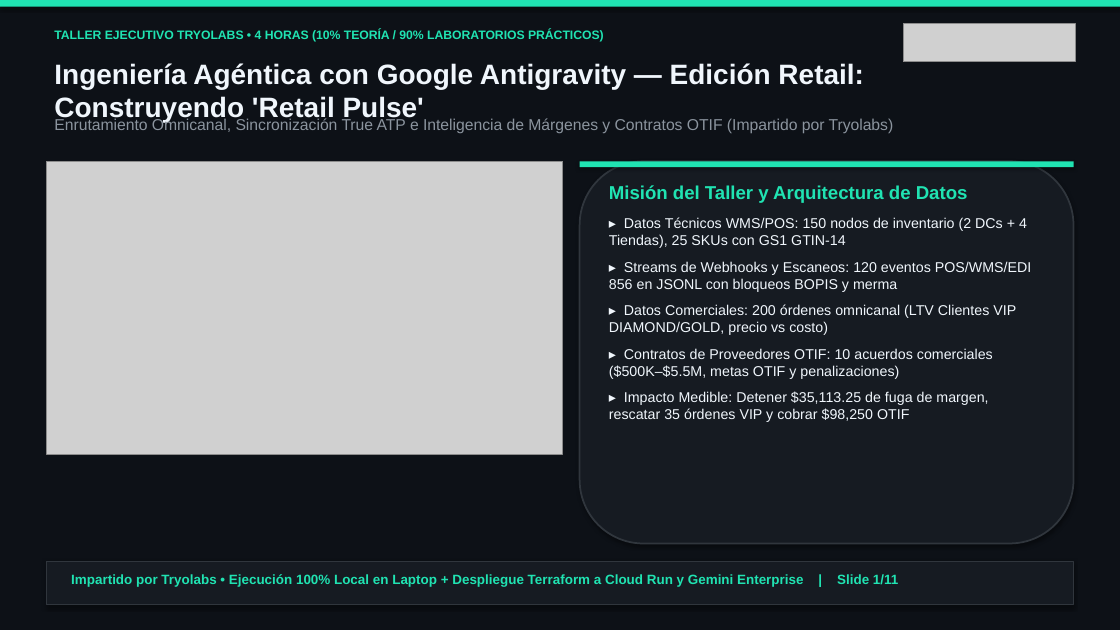
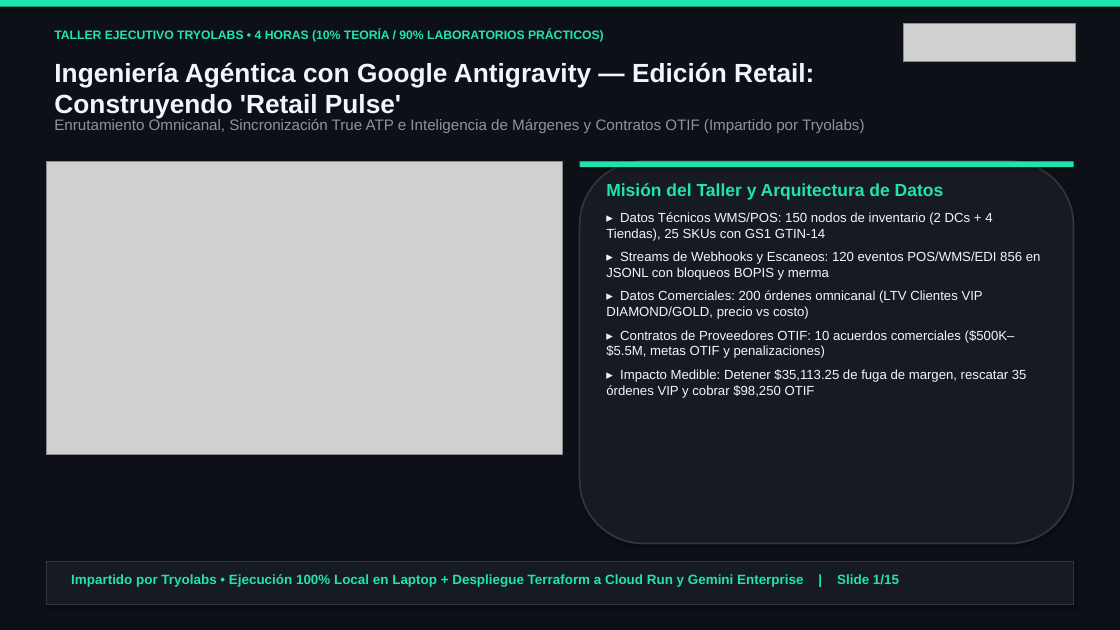
Before and after one commit to tryolabs/antigravity-workshop-retail, a slide deck: slide 1 of slides/antigravity_retail_workshop_es.pptx. Drawn at 1120x630 pixels with LibreOffice and Linux fonts; fonts in the diff are those of the drawing; grey boxes stand for pictures. Boxes give left, top, right and bottom in pixels: in the first picture for what was removed or moved away, otherwise in the second. Text is boxed around its words. In the diff, an @@ line names an element or a change of style, - is before the commit and + after.

Commit message:
Add Tryolabs-branded Lab Instruction PDFs, branded docs, and 15-slide presentations with Lab Objectives, What You Will Build & Step-by-Step Instructions

```diff
--- a/slides/antigravity_retail_workshop_es.pptx
+++ b/slides/antigravity_retail_workshop_es.pptx
@@ text "Ingeniería Agéntica con Google Antigravity ..." at [54,62,814,119]: size 24 to 22.5 pt @@
@@ text "Enrutamiento Omnicanal, Sincronización True ATP ..." at [54,117,864,133]: size 13.5 to 13 pt @@
@@ text "Misión del Taller y Arquitectura ..." at [606,183,1041,398]: size 16 to 15 pt in "Misión del Taller y Arquitectura de Datos"; size 12.2 to 11.3 pt; less space between paragraphs @@
@@ text at [71,574,899,587]: text changed @@
-Impartido por Tryolabs • Ejecución 100% Local en Laptop + Despliegue Terraform a Cloud Run y Gemini Enterprise | Slide 1/11
+Impartido por Tryolabs • Ejecución 100% Local en Laptop + Despliegue Terraform a Cloud Run y Gemini Enterprise | Slide 1/15
```
Also in this commit, not shown: 10 other slides changed, 4 slides added, 35 other files.
